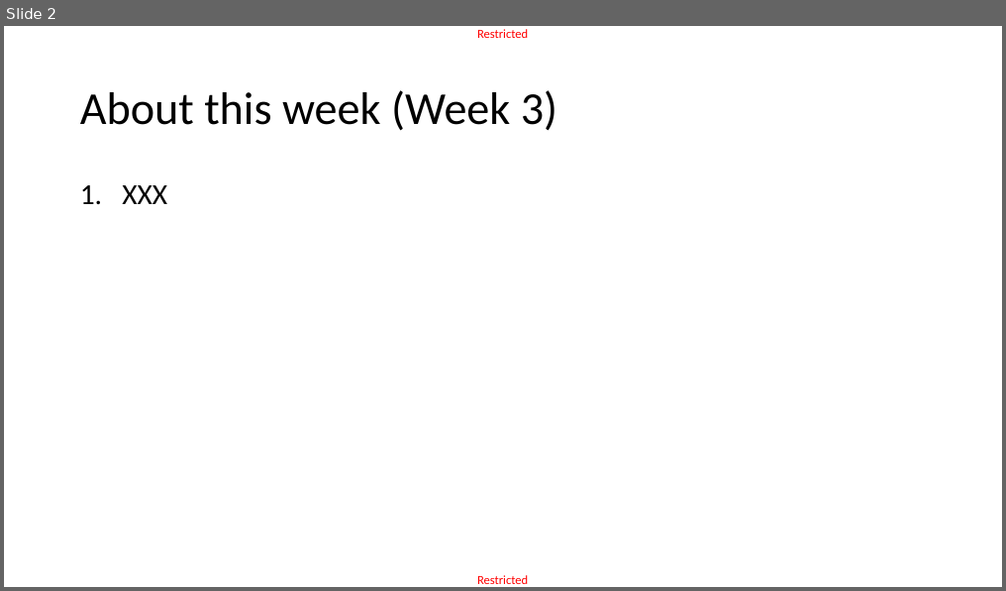
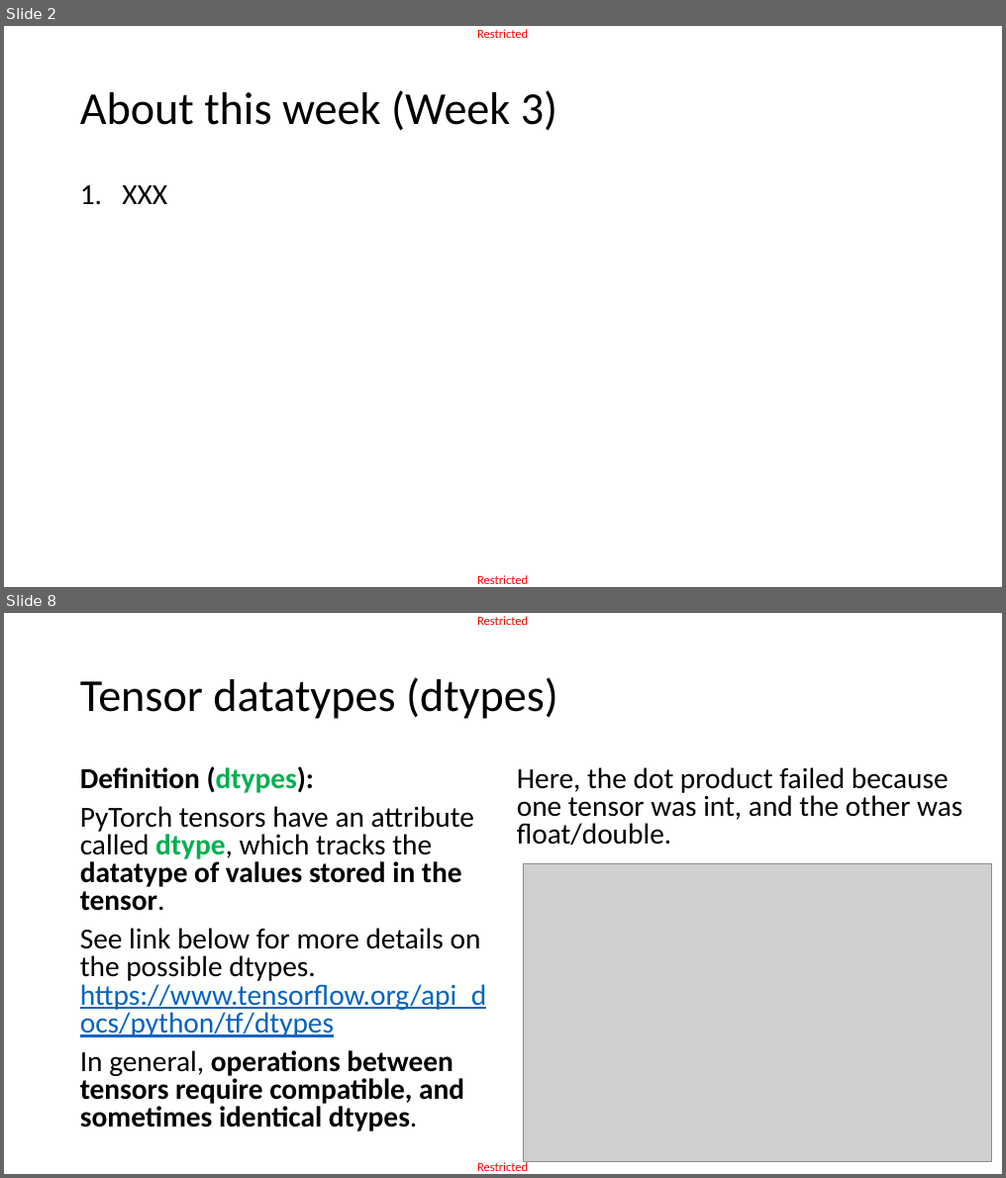
Before and after one commit to matthieudemari/SUTD_DL_50_039, a slide deck: W3/0. All/W3.pptx. Shown one above the other, each under a label of ours: slide 2 before the commit, slides 2 and 8 after it; the slides between them are not shown. The pictures are 1006x591 and 1006x1178 pixels, drawn with LibreOffice and Linux fonts; fonts in the diff are those of the drawing; grey boxes stand for pictures. Boxes give left, top, right and bottom in pixels: in the first picture for what was removed or moved away, otherwise in the second. Text is boxed around its words. In the diff, an @@ line names an element or a change of style, - is before the commit and + after.

```diff
--- a/W3/0. All/W3.pptx
+++ b/W3/0. All/W3.pptx
@@ slide 8 added at <box>4,613,1002,1174</box>, background #FFFFFF; not listed: 2 template elements that a slide beside it also shows @@
@@ title added at <box>80,677,558,719</box>, 44 pt, text #000000 @@
+Tensor datatypes (dtypes)
@@ text added at <box>80,766,487,1132</box>, 28 pt, text #000000 @@
+Definition (dtypes):
+PyTorch tensors have an attribute called dtype, which tracks the datatype of values stored in the tensor.
+See link below for more details on the possible dtypes. https://www.tensorflow.org/api_docs/python/tf/dtypes
+In general, operations between tensors require compatible, and sometimes identical dtypes.
@@ text added at <box>517,767,962,846</box>, 28 pt, text #000000 @@
+Here, the dot product failed because one tensor was int, and the other was float/double.
@@ picture added at <box>523,864,991,1162</box> @@
```
Also in this commit, not shown: 27 other slides added, 6 slides removed, 1 other file.
